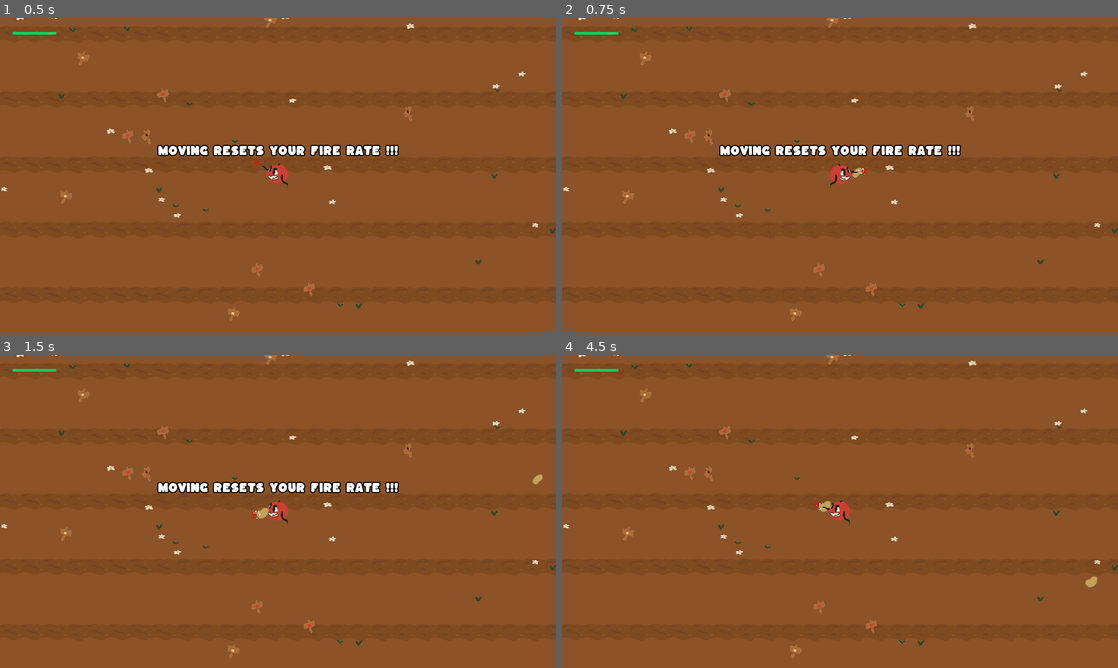
Above: before the commit, frames 1-4 (two rows, left to right).
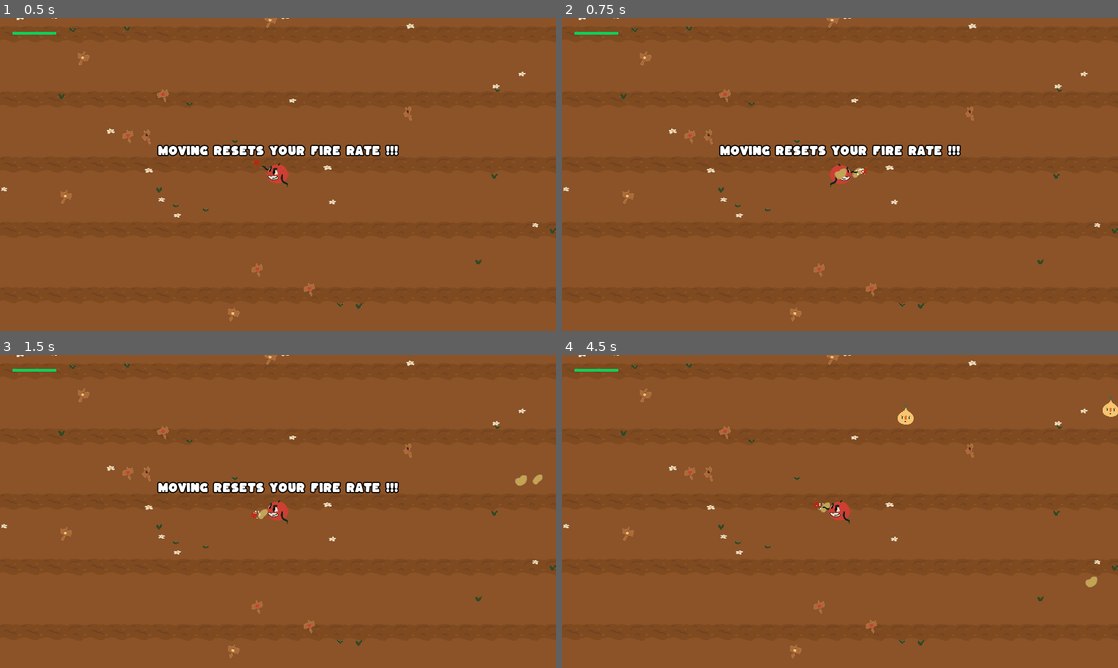
Above: after the commit, the same moments.

Repository: JRo-Robros/BrootalBeetdown
Game: Godot game, scene res://Main.tscn
Same seed, same stepped clock (60 frames per second), same inputs: the game is played once before the commit and once after it.
Inputs (mouse positions are in pixels of both pictures, inside the frame that each line leads up to):
- Up to frame 1 (0.5 s): no input
- Up to frame 2 (0.75 s): tap Enter at 0.5 s; move the mouse to (962, 158) at 0.52 s; click (962, 158) at 0.67 s
- Up to frame 3 (1.5 s): move the mouse to (166, 527) at 1.27 s; click (166, 527) at 1.42 s
- Up to frame 4 (4.5 s): move the mouse to (895, 442) at 2.02 s; click (895, 442) at 2.17 s; move the mouse to (812, 574) at 2.77 s; click (812, 574) at 2.92 s; move the mouse to (1006, 558) at 3.52 s; click (1006, 558) at 3.67 s; move the mouse to (673, 464) at 4.27 s; click (673, 464) at 4.42 s

Frame 1 is identical in both runs. In frame 2, less than 0.1% of the frame differs, in the area x 49-55%, y 48-52%; in frame 3, less than 0.1%; in frame 4, 0.2%, in the area x 46-100%, y 13-51%.

Commit message:
Last day begin

Diff:
--- a/Enemy 1.gd
+++ b/Enemy 1.gd
@@ -23,7 +23,12 @@
 func _ready():
 	rand.randomize()
 	max_speed += rand.randf_range(-max_speed_random, max_speed_random)
-
+	if rand.randi_range(0,100) > 95:
+		random_state = false
+		max_speed = 700
+	else:
+		$Fire.emitting = false
+		$Polygon2D.modulate = Color.white
 	set_random_state()
 	$AnimationPlayer.play('default')
 
--- a/Enemy 1.tscn
+++ b/Enemy 1.tscn
@@ -1,7 +1,20 @@
-[gd_scene load_steps=7 format=2]
+[gd_scene load_steps=10 format=2]
 
 [ext_resource path="res://GraphicalAssets/aggro.png" type="Texture" id=1]
 [ext_resource path="res://Enemy 1.gd" type="Script" id=2]
+
+[sub_resource type="CanvasItemMaterial" id=7]
+blend_mode = 1
+light_mode = 1
+
+[sub_resource type="Curve" id=8]
+max_value = 9.0
+_data = [ Vector2( 0.123762, 4.82727 ), 0.0, 0.0, 0, 0, Vector2( 1, 0 ), 0.0, 0.0, 0, 0 ]
+
+[sub_resource type="Gradient" id=6]
+interpolation_mode = 2
+offsets = PoolRealArray( 0.368715, 0.681564, 0.854749, 0.893855, 1 )
+colors = PoolColorArray( 0.664063, 0.375075, 0.261993, 1, 0.729412, 0.64424, 0.184314, 0.686275, 0.863281, 0.861962, 0.843048, 0.321569, 0.73583, 0.330795, 0.707271, 0.228758, 0.223529, 0.223529, 0.223529, 0 )
 
 [sub_resource type="CircleShape2D" id=2]
 radius = 28.0
@@ -41,6 +54,25 @@
 collision_mask = 6
 script = ExtResource( 2 )
 
+[node name="Fire" type="CPUParticles2D" parent="."]
+material = SubResource( 7 )
+amount = 20
+lifetime = 1.8
+explosiveness = 0.37
+randomness = 0.61
+local_coords = false
+emission_shape = 1
+emission_sphere_radius = 10.0
+direction = Vector2( 0, -1 )
+spread = 24.77
+gravity = Vector2( 0, 9 )
+initial_velocity = 50.0
+angle = -424.8
+angle_random = 0.16
+scale_amount = 8.0
+scale_amount_curve = SubResource( 8 )
+color_ramp = SubResource( 6 )
+
 [node name="Hurtbox" type="Area2D" parent="."]
 collision_layer = 16
 monitorable = false
@@ -50,6 +82,7 @@
 shape = SubResource( 2 )
 
 [node name="Polygon2D" type="Polygon2D" parent="."]
+modulate = Color( 1, 0.133333, 0.701961, 1 )
 position = Vector2( -50, -65 )
 texture = ExtResource( 1 )
 skeleton = NodePath("Skeleton2D")
--- a/Main.gd
+++ b/Main.gd
@@ -4,14 +4,15 @@
 
 var waves = 3
 onready var wave_message = $CanvasLayer/CenterContainer/Announcements
+onready var wave_spawner = $YSort/Tom/WaveSpawner
 
 func _ready():
-	$WaveSpawner.connect('wave_state_changed', self, "on_wave_state_changed")
+	wave_spawner.connect('wave_state_changed', self, "on_wave_state_changed")
 
 
 func on_wave_state_changed():
-	print($WaveSpawner.state)
-	match $WaveSpawner.state:
+	print(wave_spawner.state)
+	match wave_spawner.state:
 		0:
 			wave_message.text = "Get Ready for the next wave !!"
 
@@ -29,7 +30,7 @@
 			print("waves ", waves)
 			if waves > 1:
 				waves -= 1
-				$WaveSpawner.start_wave($WaveSpawner.spawn_amount + 1, $WaveSpawner.spawn_time * 0.8)
+				wave_spawner.start_wave(wave_spawner.spawn_amount + 1, wave_spawner.spawn_time * 0.8)
 			else:
 				wave_message.text = "Time for a BEETDOWN!!"
 				pass
--- a/Main.tscn
+++ b/Main.tscn
@@ -350,8 +350,7 @@
 drag_margin_left = 0.4
 drag_margin_top = 0.4
 
-[node name="WaveSpawner" parent="." instance=ExtResource( 1 )]
-position = Vector2( -960, 0 )
+[node name="WaveSpawner" parent="YSort/Tom" instance=ExtResource( 1 )]
 
 [node name="Fences" type="Node2D" parent="."]
 
@@ -406,7 +405,6 @@
 theme = SubResource( 4 )
 
 [node name="Announcements" type="Label" parent="CanvasLayer/CenterContainer"]
-
 margin_top = 224.0
 margin_right = 1149.0
 margin_bottom = 282.0
--- a/Tom.gd
+++ b/Tom.gd
@@ -4,7 +4,7 @@
 export var vine_speed: float = 0.8
 export var tom_speed: int = 6
 export var health: int = 100
-export var base_cooldown:float = 0.15
+export var base_cooldown:float = 0.04
 
 var cooldown:float = base_cooldown
 
--- a/WaveSpawner.gd
+++ b/WaveSpawner.gd
@@ -4,15 +4,15 @@
 
 enum STATE {GET_READY, ACTIVE, COUNTDOWN, COOLDOWN}
 
-export var spawn_amount = 2
-export var spawn_time = 4.0
-export var wave_time = 17.0
+export var spawn_amount = 4
+export var spawn_time = 1.2
+export var wave_time = 15.0
 
 var state = null
 var enemy = preload("res://Enemy 1.tscn")
 var rand = RandomNumberGenerator.new()
 onready var wave_timer = $Timer
-onready var rect_size = get_viewport_rect().size
+onready var rect_size = get_viewport_rect().size * 1.2
 
 
 func _ready():
@@ -20,7 +20,7 @@
 	start_wave()
 
 
-func start_wave(_sp_amt = 2, _sp_time = 4.0, _wv_time = 17.0):
+func start_wave(_sp_amt = 4, _sp_time = 1.2, _wv_time = 15.0):
 	spawn_amount = _sp_amt
 	spawn_time = _sp_time
 	wave_time = _wv_time
@@ -49,7 +49,7 @@
 	$SpawnTimer.start(spawn_time)
 	if state == STATE.COOLDOWN or state == STATE.GET_READY or state == null:
 		return
-	var enemies_node = get_parent().get_node('YSort')
+	var enemies_node = get_parent().get_parent()
 	for i in spawn_amount:
 		var e = enemy.instance()
 		var n = rand.randf()
